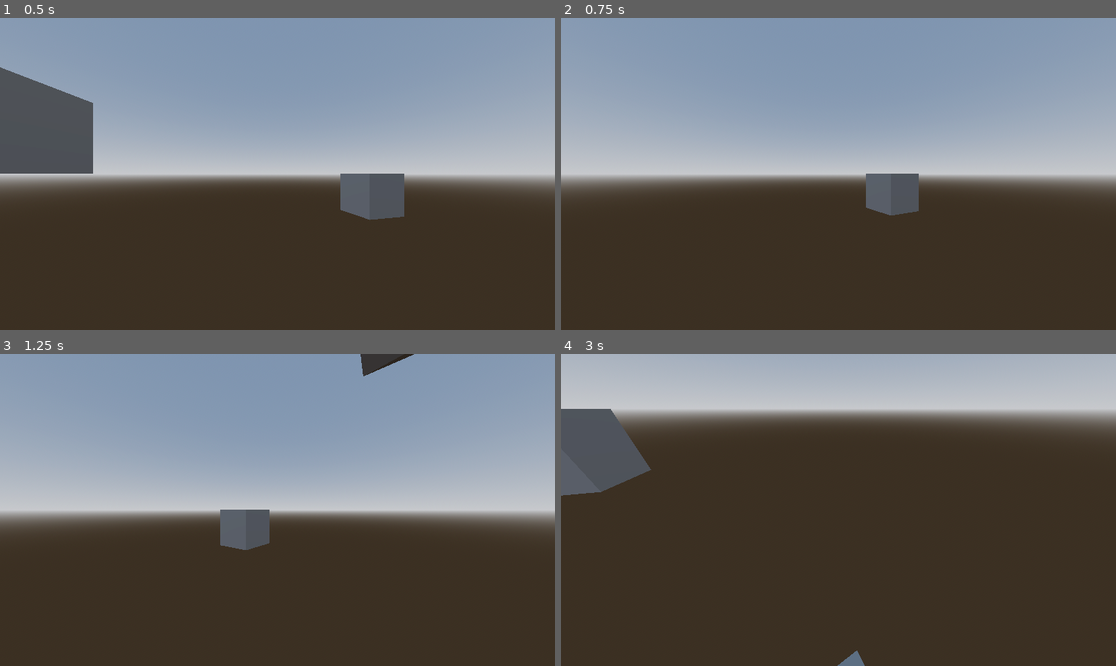
Above: before the commit, frames 1-4 (two rows, left to right).
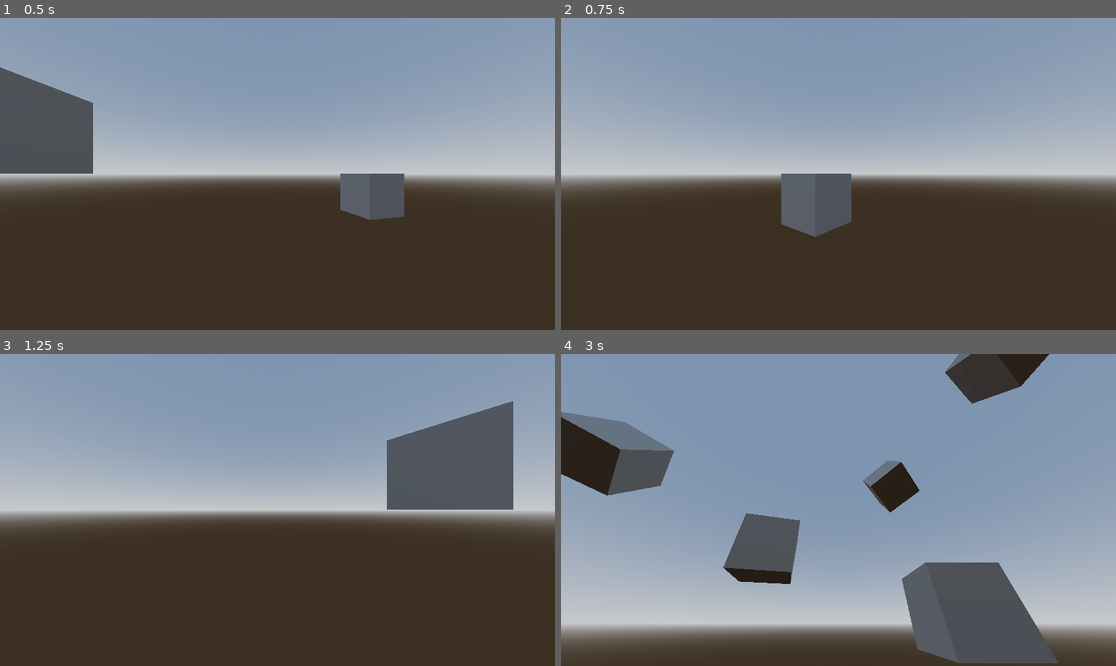
Above: after the commit, the same moments.

Repository: RyujinDraknir/GGJ-2024
Game: Godot game, scene res://scenes/main.tscn
The game is run twice, just before and just after one commit, with the same random seed, the same clock (stepped at 60 frames per second) and the same inputs.
Inputs:
- Up to frame 1 (0.5 s): no input
- Up to frame 2 (0.75 s): tap Enter at 0.5 s; hold Right (ui_right) from 0.53 s (still down); tap E (zoom, bound only after the commit) at 0.6 s
- Up to frame 3 (1.25 s): keep holding Right (ui_right)
- Up to frame 4 (3 s): release Right (ui_right) at 1.28 s; hold Down (ui_down) 1.28-2.03 s; tap E (zoom, bound only after the commit) at 1.35, 2.1, 2.85 s; hold Right (ui_right) 2.03-2.78 s; hold Up (ui_up) from 2.78 s (still down)

Frame 1 is identical in both runs. In frame 2, 3.3% of the frame differs, in the area x 39-65%, y 49-71%; in frame 3, 7.9%; in frame 4, 93%, in the area x 0-100%, y 0-100%.

Commit message:
add inputs and camera zoom

Diff:
--- a/project.godot
+++ b/project.godot
@@ -14,3 +14,35 @@
 run/main_scene="res://scenes/main.tscn"
 config/features=PackedStringArray("4.2", "Forward Plus")
 config/icon="res://icon.svg"
+
+[input]
+
+left={
+"deadzone": 0.5,
+"events": [Object(InputEventKey,"resource_local_to_scene":false,"resource_name":"","device":-1,"window_id":0,"alt_pressed":false,"shift_pressed":false,"ctrl_pressed":false,"meta_pressed":false,"pressed":false,"keycode":0,"physical_keycode":65,"key_label":0,"unicode":113,"echo":false,"script":null)
+, Object(InputEventKey,"resource_local_to_scene":false,"resource_name":"","device":-1,"window_id":0,"alt_pressed":false,"shift_pressed":false,"ctrl_pressed":false,"meta_pressed":false,"pressed":false,"keycode":0,"physical_keycode":4194319,"key_label":0,"unicode":0,"echo":false,"script":null)
+]
+}
+right={
+"deadzone": 0.5,
+"events": [Object(InputEventKey,"resource_local_to_scene":false,"resource_name":"","device":-1,"window_id":0,"alt_pressed":false,"shift_pressed":false,"ctrl_pressed":false,"meta_pressed":false,"pressed":false,"keycode":0,"physical_keycode":68,"key_label":0,"unicode":100,"echo":false,"script":null)
+, Object(InputEventKey,"resource_local_to_scene":false,"resource_name":"","device":-1,"window_id":0,"alt_pressed":false,"shift_pressed":false,"ctrl_pressed":false,"meta_pressed":false,"pressed":false,"keycode":0,"physical_keycode":4194321,"key_label":0,"unicode":0,"echo":false,"script":null)
+]
+}
+up={
+"deadzone": 0.5,
+"events": [Object(InputEventKey,"resource_local_to_scene":false,"resource_name":"","device":-1,"window_id":0,"alt_pressed":false,"shift_pressed":false,"ctrl_pressed":false,"meta_pressed":false,"pressed":false,"keycode":0,"physical_keycode":87,"key_label":0,"unicode":122,"echo":false,"script":null)
+, Object(InputEventKey,"resource_local_to_scene":false,"resource_name":"","device":-1,"window_id":0,"alt_pressed":false,"shift_pressed":false,"ctrl_pressed":false,"meta_pressed":false,"pressed":false,"keycode":0,"physical_keycode":4194320,"key_label":0,"unicode":0,"echo":false,"script":null)
+]
+}
+down={
+"deadzone": 0.5,
+"events": [Object(InputEventKey,"resource_local_to_scene":false,"resource_name":"","device":-1,"window_id":0,"alt_pressed":false,"shift_pressed":false,"ctrl_pressed":false,"meta_pressed":false,"pressed":false,"keycode":0,"physical_keycode":83,"key_label":0,"unicode":115,"echo":false,"script":null)
+, Object(InputEventKey,"resource_local_to_scene":false,"resource_name":"","device":-1,"window_id":0,"alt_pressed":false,"shift_pressed":false,"ctrl_pressed":false,"meta_pressed":false,"pressed":false,"keycode":0,"physical_keycode":4194322,"key_label":0,"unicode":0,"echo":false,"script":null)
+]
+}
+zoom={
+"deadzone": 0.5,
+"events": [Object(InputEventKey,"resource_local_to_scene":false,"resource_name":"","device":-1,"window_id":0,"alt_pressed":false,"shift_pressed":false,"ctrl_pressed":false,"meta_pressed":false,"pressed":false,"keycode":0,"physical_keycode":69,"key_label":0,"unicode":101,"echo":false,"script":null)
+]
+}
--- a/scripts/player.gd
+++ b/scripts/player.gd
@@ -3,14 +3,25 @@
 @onready var pivot = $Pivot
 @onready var camera = $Pivot/Camera3D
 
-@export var sens_speed = 5.0
+const SENS_SPEED = 3.0
+const LERP_ZOOM_SPEED = 9.0
+
+var zoom : bool = false
 
 var gravity = ProjectSettings.get_setting("physics/3d/default_gravity")
 
 func _process(delta):
-	var input_dir = Input.get_vector("ui_left", "ui_right", "ui_up", "ui_down")
+	var input_dir = Input.get_vector("left", "right", "up", "down")
 
-	rotate_y(deg_to_rad(-input_dir.x))
-	pivot.rotate_x(deg_to_rad(-input_dir.y))
-	pivot.rotation.x = clamp(pivot.rotation.x,deg_to_rad(-50),deg_to_rad(50))
+	if Input.is_action_just_pressed("zoom"):
+		zoom = !zoom
+
+	if zoom:
+		camera.position.z = lerp(camera.position.z,-2.0,delta*LERP_ZOOM_SPEED)
+	else:
+		camera.position.z = lerp(camera.position.z,pivot.position.z,delta*LERP_ZOOM_SPEED)
+
+	rotate_y(deg_to_rad(-input_dir.x*SENS_SPEED))
+	pivot.rotate_x(deg_to_rad(-input_dir.y*SENS_SPEED))
+	pivot.rotation.x = clamp(pivot.rotation.x,deg_to_rad(0),deg_to_rad(50))
 	move_and_slide()
